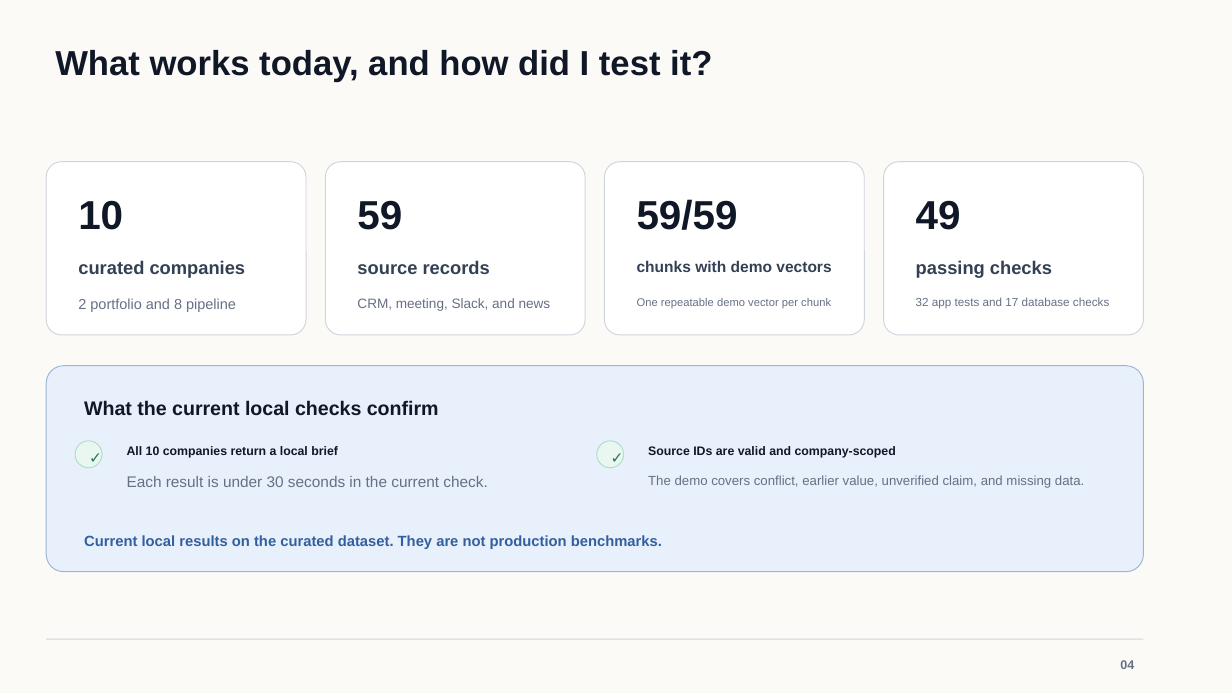
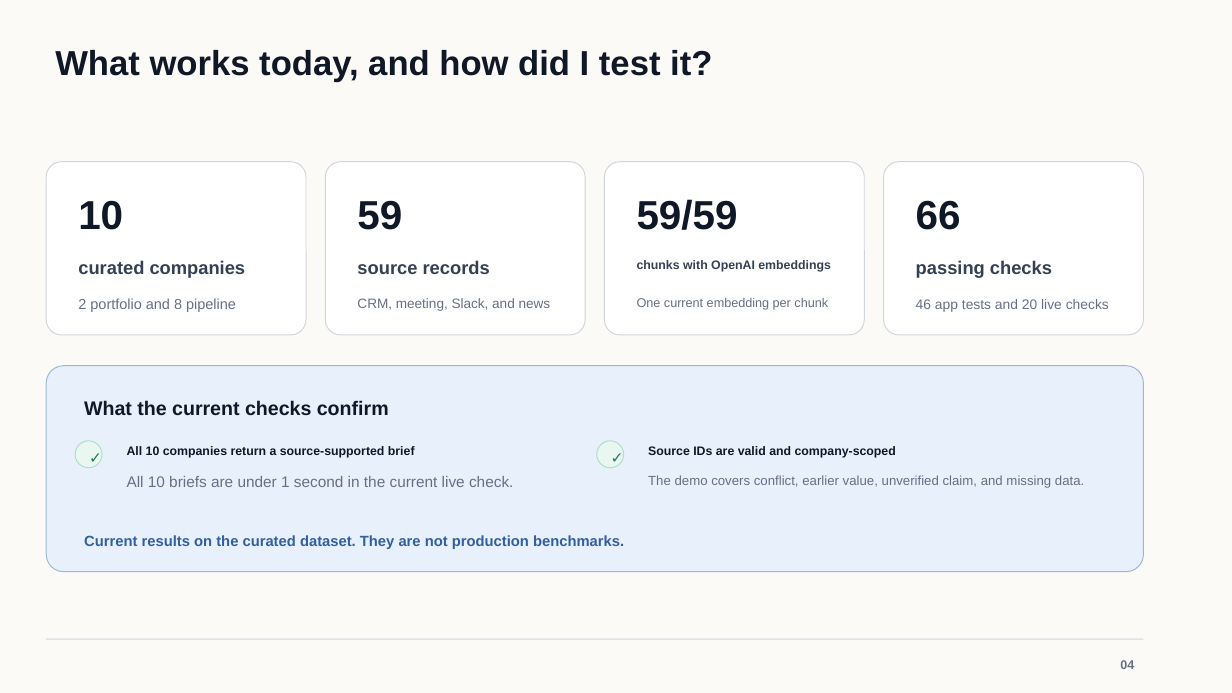
Before and after one commit to osuthorpe/LENS-POC, a slide deck: slide 4 of docs/AVIC-Portfolio-Intelligence-Brief.pptx. Drawn at 1232x693 pixels with LibreOffice and Linux fonts; fonts in the diff are those of the drawing. Boxes give left, top, right and bottom in pixels: in the first picture for what was removed or moved away, otherwise in the second. Text is boxed around its words. In the diff, an @@ line names an element or a change of style, - is before the commit and + after.

Commit message:
Use OpenAI embeddings for retrieval

```diff
--- a/docs/AVIC-Portfolio-Intelligence-Brief.pptx
+++ b/docs/AVIC-Portfolio-Intelligence-Brief.pptx
@@ text at [916, 200, 961, 230]: text changed @@
-49
+66
@@ text at [637, 260, 831, 272]: text changed; size 12.1 to 9.7 pt @@
-chunks with demo vectors
+chunks with OpenAI embeddings
@@ text at [637, 298, 828, 310]: text changed; size 8.7 to 9.9 pt @@
-One repeatable demo vector per chunk
+One current embedding per chunk
@@ text at [916, 299, 1109, 311]: text changed; size 9.1 to 10.8 pt @@
-32 app tests and 17 database checks
+46 app tests and 20 live checks
@@ text at [84, 400, 389, 415]: text changed @@
-What the current local checks confirm
+What the current checks confirm
@@ text at [127, 446, 415, 458]: text changed @@
-All 10 companies return a local brief
+All 10 companies return a source-supported brief
@@ text at [127, 476, 513, 487]: text changed @@
-Each result is under 30 seconds in the current check.
+All 10 briefs are under 1 second in the current live check.
@@ text at [84, 535, 624, 549]: text changed @@
-Current local results on the curated dataset. They are not production benchmarks.
+Current results on the curated dataset. They are not production benchmarks.
```
Also in this commit, not shown: 7 other slides changed, 16 other files.
